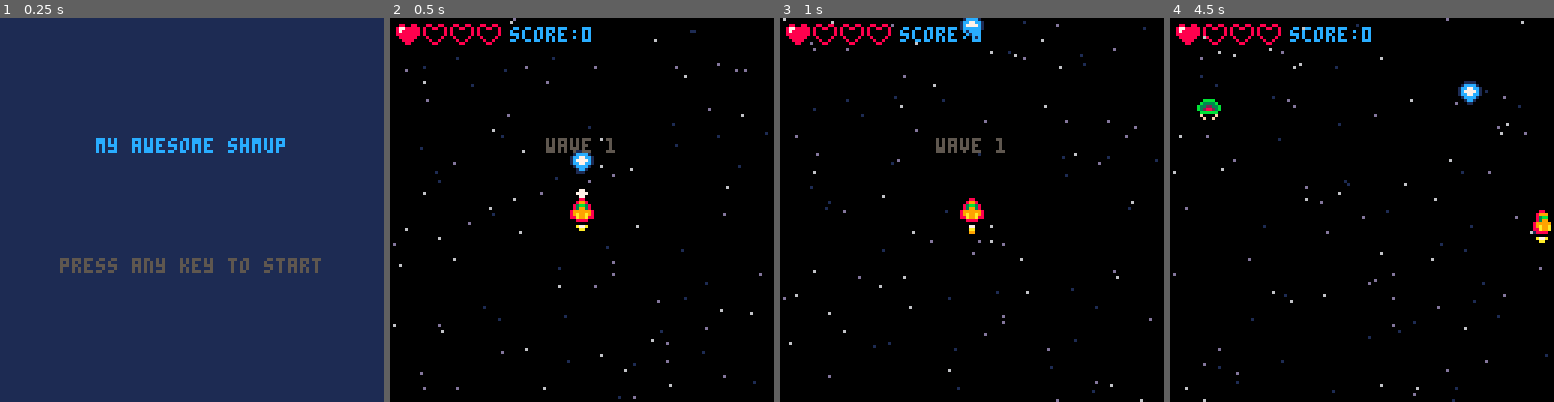
Above: before the commit, frames 1-4 (left to right).
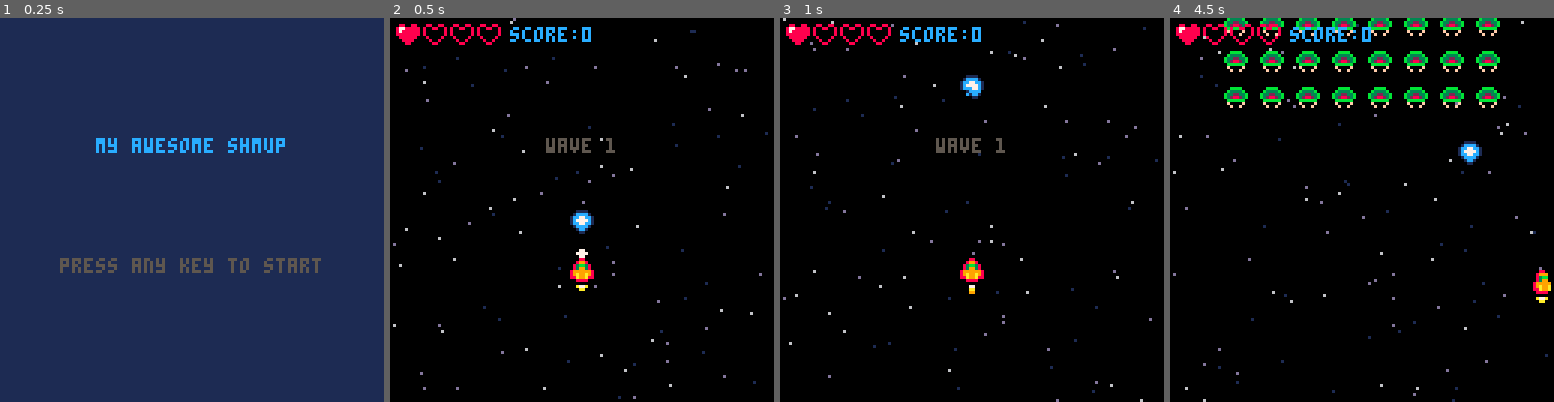
Above: after the commit, the same moments.

Repository: mattmuroya/pico-8
Game: PICO-8 cartridge carts/shmup/shmup.p8
Two runs of this game, one before a commit and one after it. Both use one fixed random seed, a clock stepped at 60 frames per second and the inputs below.
Inputs:
- Up to frame 1 (0.25 s): no input
- Up to frame 2 (0.5 s): tap X (X key) at 0.33 s
- Up to frame 3 (1 s): tap O (Z key) at 0.7 s
- Up to frame 4 (4.5 s): tap X (X key) at 1.07, 1.85, 2.97, 4.08 s; hold Right 1.6-2.1 s; tap O (Z key) every 0.4 s from 1.7 to 4.1 s; hold Up 2.15-2.42 s; hold Right 2.47-3.03 s; hold Left 3.08-3.58 s; hold Down 3.63-3.97 s; hold Right from 4.02 s (still down)

Frame 1 is identical in both runs. In frame 2, 1.1% of the frame differs, in the area x 46-54%, y 34-72%; in frame 3, 1.1%; in frame 4, 6.2%, in the area x 7-100%, y 0-75%.

Commit message:
designing waves

Diff:
--- a/carts/shmup/shmup.p8
+++ b/carts/shmup/shmup.p8
@@ -16,8 +16,6 @@
 	blink_t+=1
 	if blink_t>16 then blink_t=1
 	end
-	log(t)
-	-- if t>1000 then t=1 end
 	if mode=="game" then update_game()
 	elseif mode=="wave_text" then update_wave_text()
 	elseif mode=="start" then update_start()
@@ -57,7 +55,7 @@
 	ship=make_sprite()
 	ship.spr=2
 	ship.x=60
-	ship.y=60
+	ship.y=80
 	ship.sx=0
 	ship.sy=0
 	-- init flame
@@ -125,7 +123,37 @@
 
 function spawn_wave(wave)
 	t=1
-	spawn_enemy(wave)
+	local enemy_arr
+	if wave==1 then
+		enemy_arr={
+			{0,1,1,1,1,1,1,1,1,0},
+			{0,1,1,1,1,1,1,1,1,0},
+			{0,1,1,1,1,1,1,1,1,0},
+			{0,1,1,1,1,1,1,1,1,0}
+		}
+	elseif wave==2 then
+		enemy_arr={
+			{1,1,2,2,1,1,2,2,1,1},
+			{1,1,2,2,1,1,2,2,1,1},
+			{1,1,2,2,1,1,2,2,1,1},
+			{1,1,2,2,1,1,2,2,1,1}
+		}
+	elseif wave==3 then
+		enemy_arr={
+			{3,2,1,2,3,3,2,1,2,3},
+			{3,2,1,2,3,3,2,1,2,3},
+			{3,2,1,2,3,3,2,1,2,3},
+			{3,3,3,3,3,3,3,3,3,3}
+		}
+	elseif wave==4 then
+		enemy_arr={
+			{0,0,0,0,0,0,0,0,0,0},
+			{0,0,0,0,4,0,0,0,0,0},
+			{0,0,0,0,0,0,0,0,0,0},
+			{0,0,0,0,0,0,0,0,0,0}
+		}
+	end
+	place_enemies(enemy_arr)
 end
 
 function next_wave()
@@ -143,10 +171,13 @@
 	end
 end
 
-function spawn_enemy(type)
+function spawn_enemy(type,x,y)
 	local e=make_sprite()
-	e.x=rnd(type==4 and 112 or 120)
-	e.y=-8
+	e.x=x
+	e.y=y-64
+	e.target_x=x
+	e.target_y=y
+	e.mission="fly_in"
 	if type==4 then -- boss
 		e.w=2
 		e.h=2
@@ -162,17 +193,27 @@
 		e.frames={41,42}
 		e.anim_spd=0.3
 	elseif type==2 then
-		e.hp=2
+		e.hp=3
 		e.spr=53
 		e.frames={53,54,55,56}
 		e.anim_spd=1
 	else
-		e.hp=1
+		e.hp=3
 		e.spr=37
 		e.frames={37,38,39,40}
 		e.anim_spd=0.1
 	end
 	add(enemies,e)
+end
+
+function place_enemies(arr)
+	for y=1,4 do
+		for x=1,10 do
+			if arr[y][x]!=0 then
+				spawn_enemy(arr[y][x],x*12-6,y*12+4)
+			end
+		end
+	end
 end
 
 function explode(x,y,is_blue)
@@ -249,6 +290,17 @@
 	end
 end
 -->8
+-- enemy behavior
+
+function perform_action(e)
+	if e.mission=="fly_in" then
+		e.y+=1
+		if e.y>=e.target_y then e.mission="defend" end
+	elseif e.mission=="defend" then
+	elseif e.mission=="attack" then
+	end
+end
+-->8
 -- update functions
 
 function update_game()
@@ -329,10 +381,9 @@
 	end
 	-- animate enemies
 	for e in all(enemies) do
-		e.y+=1
+		perform_action(e) -- mission
 		if e.y>=128 then
 			del(enemies,e)
-			-- spawn_enemy(wave)
 		else
 			e.frame+=e.anim_spd
 			if flr(e.frame) > #e.frames then
